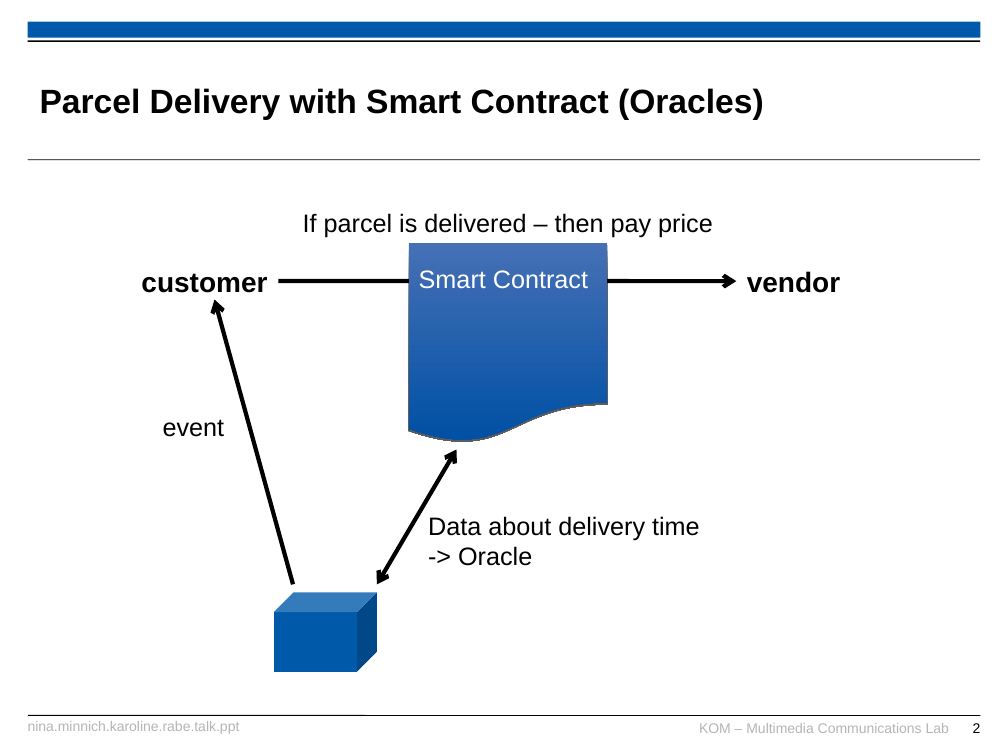
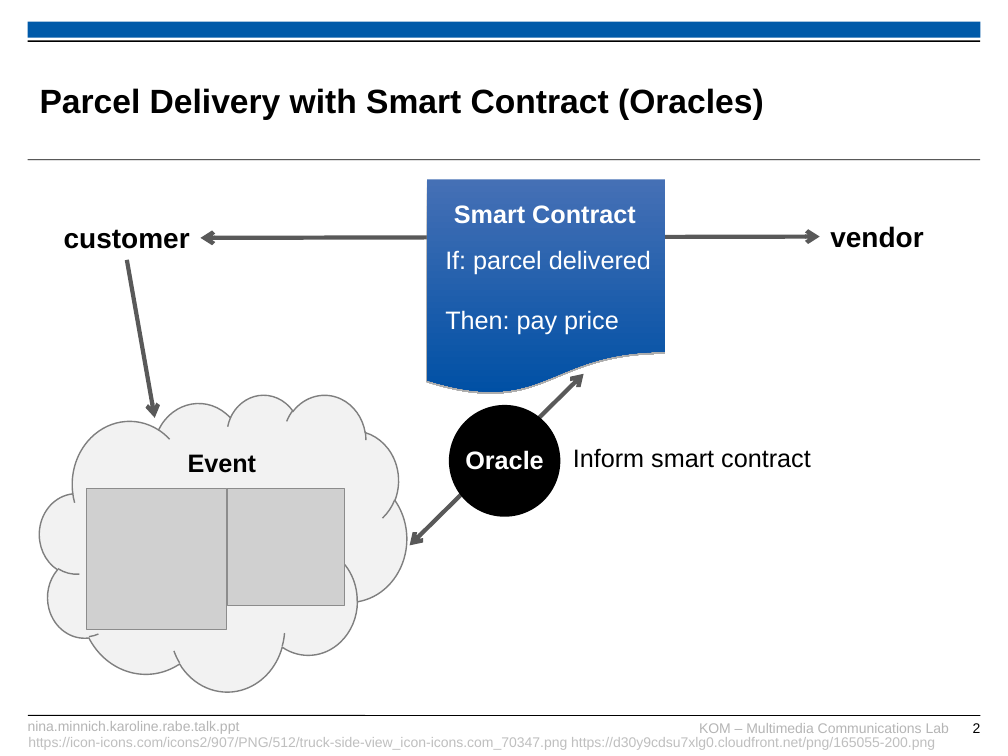
Before and after one commit to karopp/AFTIR, a slide deck: slide 2 of Nina.Minnich.Karoline.Rabe.talk.ppt. Drawn at 1008x756 pixels with LibreOffice and Linux fonts; fonts in the diff are those of the drawing; grey boxes stand for pictures; background and template pictures are left out. Boxes give left, top, right and bottom in pixels: in the first picture for what was removed or moved away, otherwise in the second. Text is boxed around its words. In the diff, an @@ line names an element or a change of style, - is before the commit and + after.

```diff
--- a/Nina.Minnich.Karoline.Rabe.talk.ppt
+++ b/Nina.Minnich.Karoline.Rabe.talk.ppt
@@ flow chart document resized from (x1=409, y1=243, x2=608, y2=442) to (x1=426, y1=179, x2=664, y2=394) @@
@@ flow chart document at (x1=426, y1=179, x2=664, y2=394): shadow changed @@
@@ text "Smart Contract" moved from (x1=419, y1=270, x2=588, y2=289) to (x1=454, y1=205, x2=636, y2=223) @@
@@ text "Smart Contract" at (x1=454, y1=205, x2=636, y2=223): bold on @@
@@ text "customer" moved from (x1=141, y1=273, x2=267, y2=293) to (x1=64, y1=229, x2=190, y2=249) @@
@@ arrow moved from (278, 281) - (736, 281) to (820, 237) - (201, 238) @@
@@ arrow (820, 237) - (201, 238): arrow to double arrow; stroke #000000 3 pt to #595959 3 pt @@
@@ text "vendor" moved from (x1=747, y1=271, x2=840, y2=293) to (x1=830, y1=226, x2=923, y2=248) @@
@@ arrow added from (127, 260) to (155, 417), #595959 3 pt @@
@@ text at (x1=445, y1=250, x2=651, y2=335): text changed; text colour #000000 to #FFFFFF @@
-If parcel is delivered – then pay price
+If: parcel delivered
+Then: pay price
@@ arrow removed from (293, 585) to (215, 299) @@
@@ double arrow added from (584, 374) to (409, 545), #595959 3 pt @@
@@ freeform shape added at (x1=39, y1=394, x2=406, y2=690), fill #F2F2F2, outline #7F7F7F 0.99 pt @@
@@ ellipse added at (x1=449, y1=405, x2=560, y2=517), fill #000000, 18 pt, text #FFFFFF, bold @@
+Oracle
@@ text added at (x1=573, y1=448, x2=811, y2=468), 18 pt, text #000000 @@
+Inform smart contract
@@ text at (x1=188, y1=454, x2=257, y2=473): text changed; bold on @@
-event
+Event
@@ double arrow removed from (457, 450) to (377, 585) @@
@@ picture added at (x1=87, y1=489, x2=227, y2=629) @@
@@ picture added at (x1=228, y1=489, x2=345, y2=606) @@
@@ text removed at (x1=428, y1=516, x2=700, y2=566) @@
-Data about delivery time
--> Oracle
@@ cube removed at (x1=274, y1=593, x2=377, y2=672) @@
@@ text added at (x1=28, y1=737, x2=935, y2=750), 10 pt, text #BFBFBF @@
+https://icon-icons.com/icons2/907/PNG/512/truck-side-view_icon-icons.com_70347.png https://d30y9cdsu7xlg0.cloudfront.net/png/165055-200.png
```
Also in this commit, not shown: 1 other slide changed.
